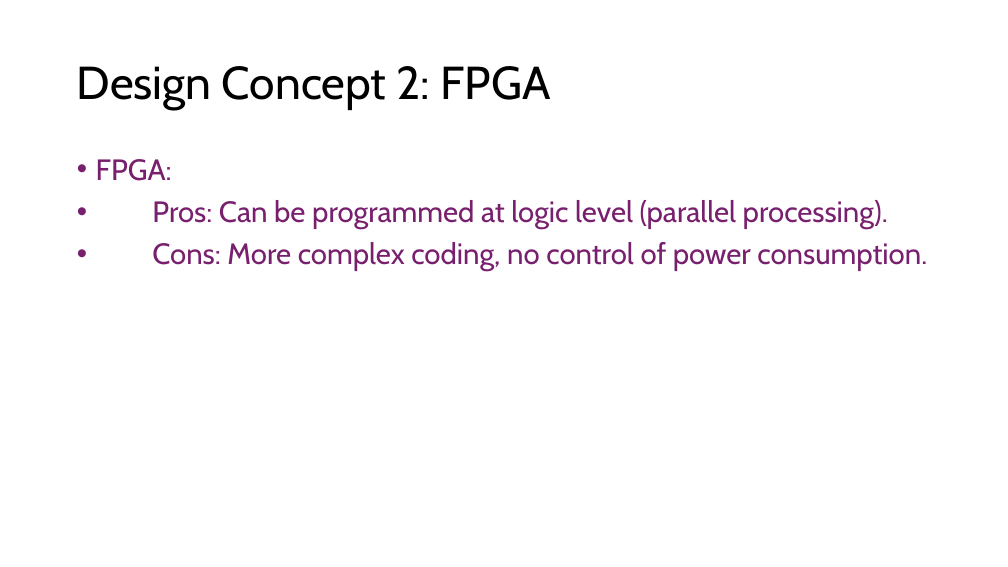
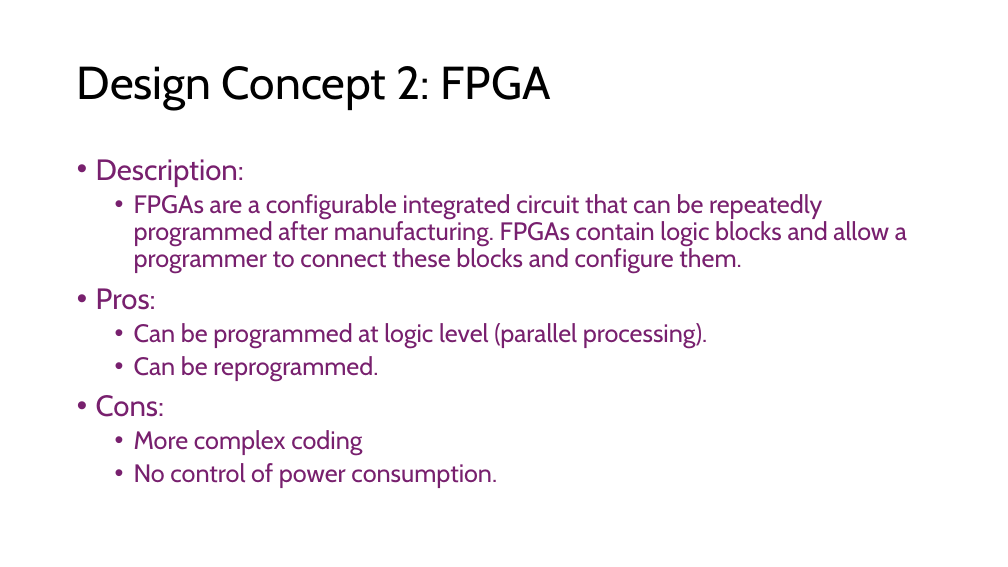
Before and after one commit to Tannyr-Singleterry/ECE590_SeniorDesign, a slide deck: slide 7 of Documents/CDR/CDR_Presentation.pptx. Drawn at 1008x567 pixels with LibreOffice and Linux fonts; fonts in the diff are those of the drawing. Boxes give left, top, right and bottom in pixels: in the first picture for what was removed or moved away, otherwise in the second. Text is boxed around its words. In the diff, an @@ line names an element or a change of style, - is before the commit and + after.

```diff
--- a/Documents/CDR/CDR_Presentation.pptx
+++ b/Documents/CDR/CDR_Presentation.pptx
@@ text at bbox=[96, 159, 907, 488]: text changed; size 28 to 24 pt @@
-• FPGA:
-• Pros: Can be programmed at logic level (parallel processing).
-• Cons: More complex coding, no control of power consumption.
+• Description:
+  • FPGAs are a configurable integrated circuit that can be repeatedly programmed after manufacturing. FPGAs contain logic blocks and allow a programmer to connect these blocks and configure them.
+• Pros:
+  • Can be programmed at logic level (parallel processing).
+  • Can be reprogrammed.
+• Cons:
+  • More complex coding
+  • No control of power consumption.
```
Also in this commit, not shown: 7 other slides changed.
